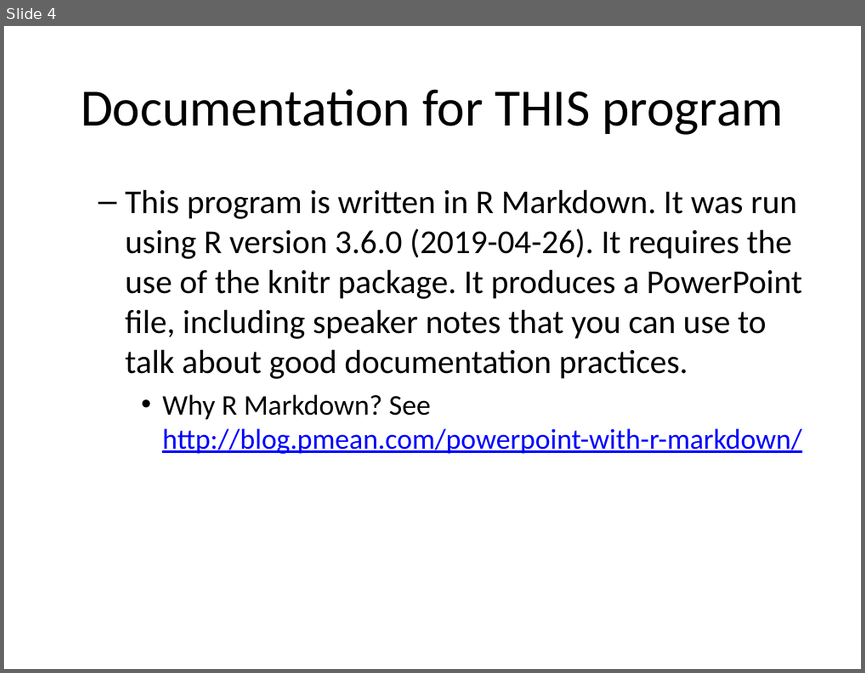
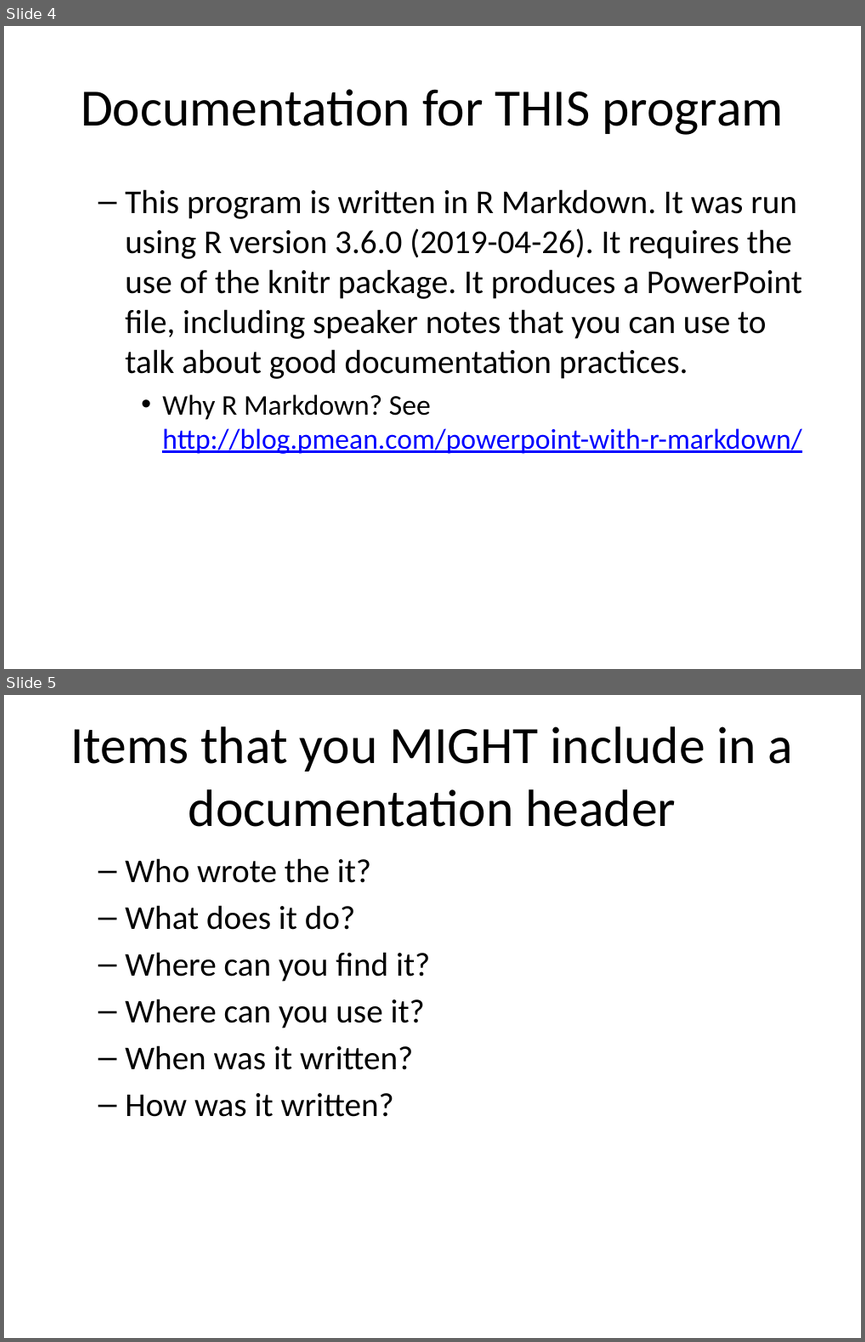
Before and after one commit to pmean/introduction-to-SAS, a slide deck: part0/src/good-documentation.pptx. Shown one above the other, each under a label of ours: slide 4 before the commit, slides 4 and 5 after it. The pictures are 865x673 and 865x1342 pixels, drawn with LibreOffice and Linux fonts; fonts in the diff are those of the drawing. Boxes give left, top, right and bottom in pixels: in the first picture for what was removed or moved away, otherwise in the second. Text is boxed around its words. In the diff, an @@ line names an element or a change of style, - is before the commit and + after.

Commit message:
Continuing work on good-documentation

```diff
--- a/part0/src/good-documentation.pptx
+++ b/part0/src/good-documentation.pptx
@@ slide 5 added at box(4, 695, 861, 1338), background #FFFFFF @@
@@ title added at box(70, 726, 794, 827), 44 pt, text #000000 @@
+Items that you MIGHT include in a documentation header
@@ text added at box(125, 858, 430, 1117), 28 pt, text #000000 @@
+  – Who wrote the it?
+  – What does it do?
+  – Where can you find it?
+  – Where can you use it?
+  – When was it written?
+  – How was it written?
```
Also in this commit, not shown: 3 slides changed, 12 other slides added, 3 other files.
